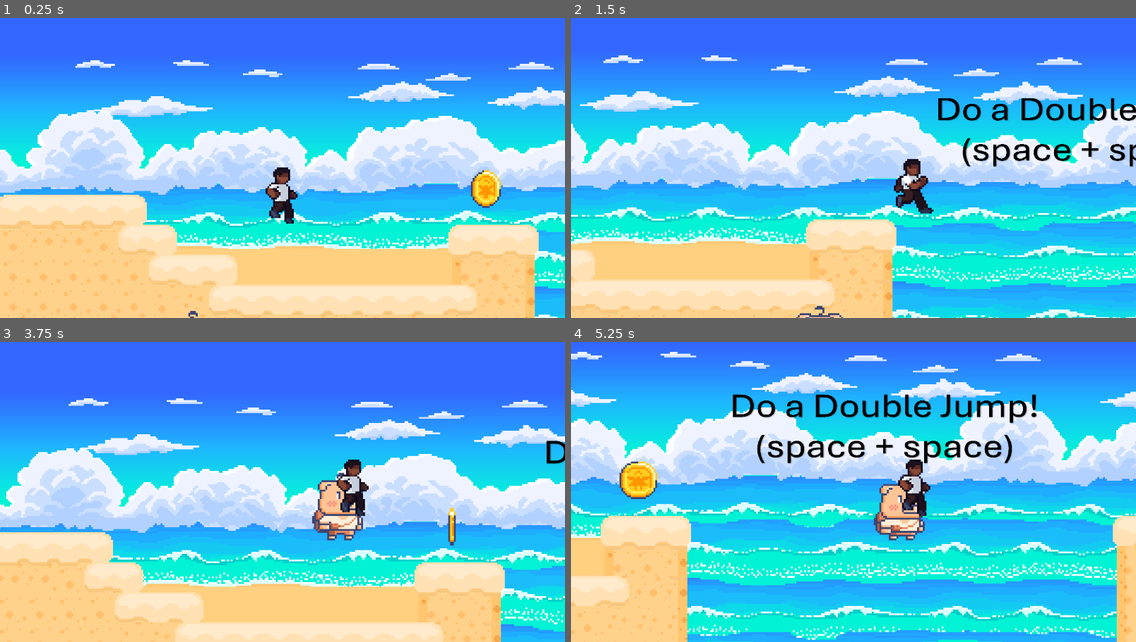
Above: before the commit, frames 1-4 (two rows, left to right).
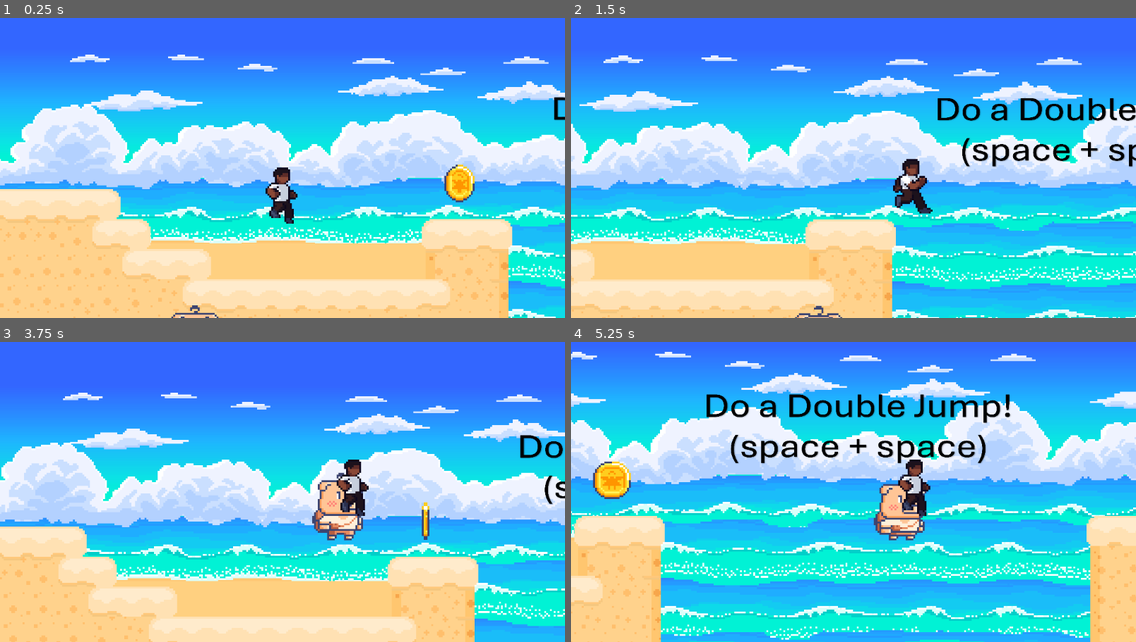
Above: after the commit, the same moments.

Repository: andrewfunston/GameOff2025-Waves
Game: Godot game, scene res://Stages/Teach/Teach.tscn
Two runs of this game, one before a commit and one after it. Both use one fixed random seed, a clock stepped at 60 frames per second and the inputs below.
Inputs:
- Up to frame 1 (0.25 s): no input
- Up to frame 2 (1.5 s): tap Enter (ui_accept) at 0.5, 0.77 s; hold Right (ui_right) from 0.53 s (still down); tap Shift (dash) at 0.6, 1.35 s
- Up to frame 3 (3.75 s): tap Enter (ui_accept) at 1.52, 3.02 s; release Right (ui_right) at 2.03 s; hold Left (ui_left) 2.03-2.78 s; tap Shift (dash) at 2.1, 2.85, 3.6 s; hold Right (ui_right) from 2.78 s (still down)
- Up to frame 4 (5.25 s): tap Enter (ui_accept) at 3.77, 4.52 s; release Right (ui_right) at 4.28 s; hold Left (ui_left) 4.28-5.03 s; tap Shift (dash) at 4.35, 5.1 s; hold Right (ui_right) from 5.03 s (still down)

The runs differ from the first frame. In frame 1, 30% of the frame differs, in the area x 0-100%, y 12-100%; in frame 2, 2.7%; in frame 3, 28%; in frame 4, 29%.

Commit message:
moved the king
test

Diff:
--- a/the-king-and-his-wave/Stages/Teach/Teach.tscn
+++ b/the-king-and-his-wave/Stages/Teach/Teach.tscn
@@ -19,7 +19,7 @@
 
 [node name="Player" parent="." node_paths=PackedStringArray("wave") groups=["player"] instance=ExtResource("2_rbk6j")]
 z_index = 5
-position = Vector2(681, 88)
+position = Vector2(695, 91)
 wave = NodePath("../Wave")
 
 [node name="Camera2D" type="Camera2D" parent="Player"]
